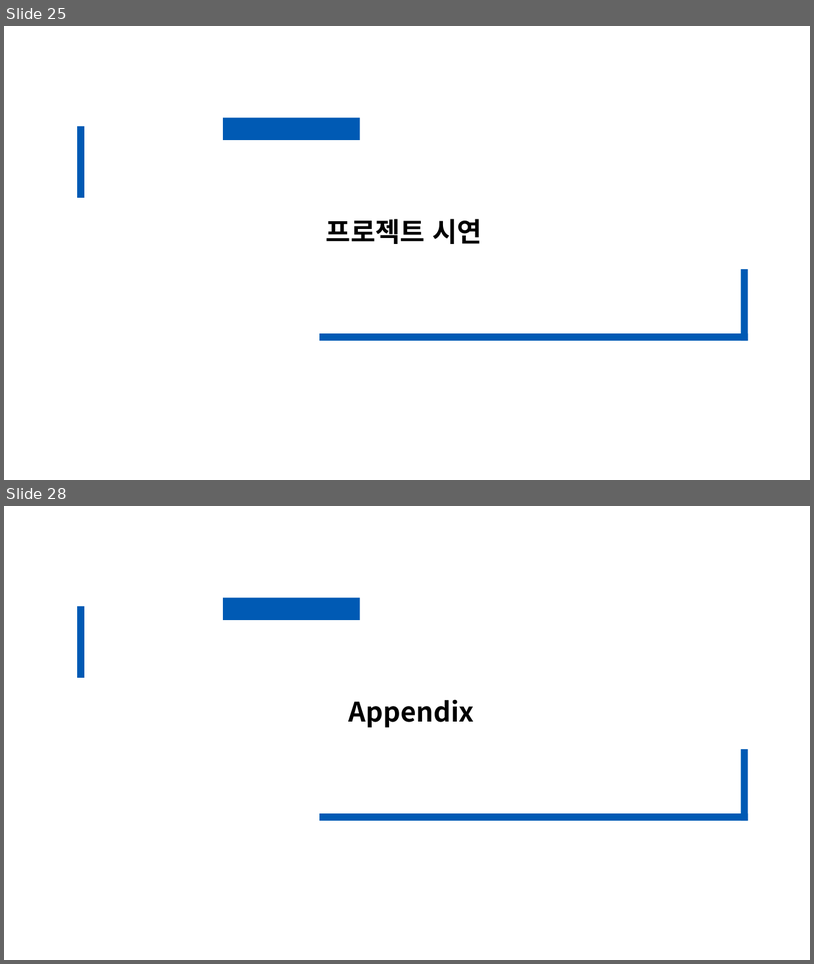
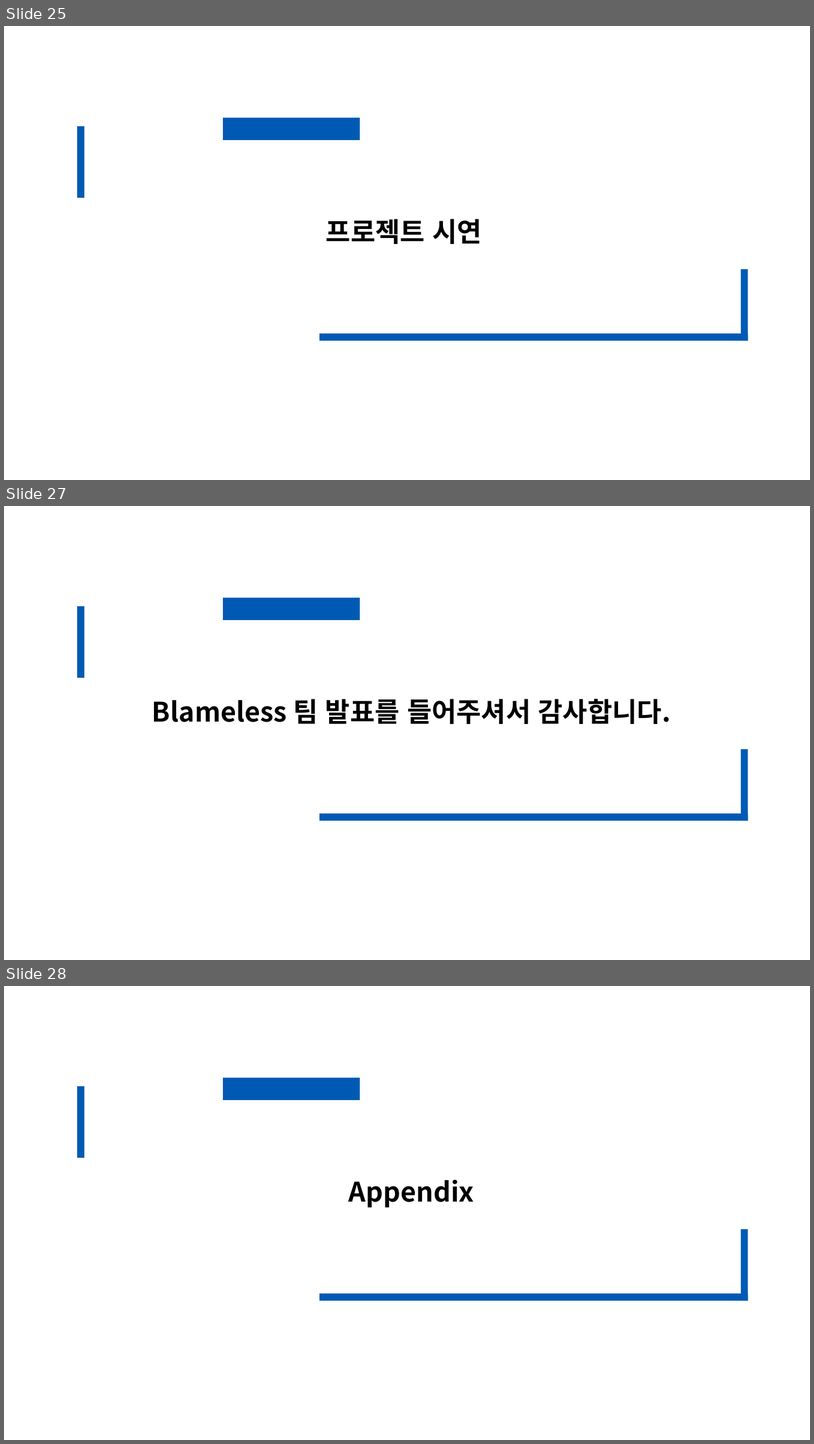
Before and after one commit to ownovadoz/CodeFabIntepreter, a slide deck: presentation.pptx. Shown one above the other, each under a label of ours: slides 25 and 28 before the commit, slides 25, 27 and 28 after it; the slides between them are not shown. The pictures are 814x964 and 814x1444 pixels, drawn with LibreOffice and Linux fonts; fonts in the diff are those of the drawing. Boxes give left, top, right and bottom in pixels: in the first picture for what was removed or moved away, otherwise in the second. Text is boxed around its words. In the diff, an @@ line names an element or a change of style, - is before the commit and + after.

```diff
--- a/presentation.pptx
+++ b/presentation.pptx
@@ slide 27 added at <box>4,506,810,960</box>, background #FFFFFF; not listed: 4 template elements that a slide beside it also shows @@
@@ text added at <box>152,699,671,724</box>, 32 pt, text #000000, bold @@
+Blameless 팀 발표를 들어주셔서 감사합니다.
```
Also in this commit, not shown: 5 slides changed, 1 slide removed, 4 other files.
